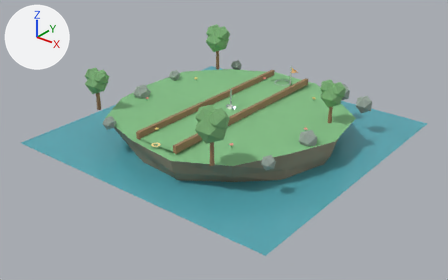
Renders of the Blender file assets/minigolf/aura-golf-courses.blend from each side of a commit.
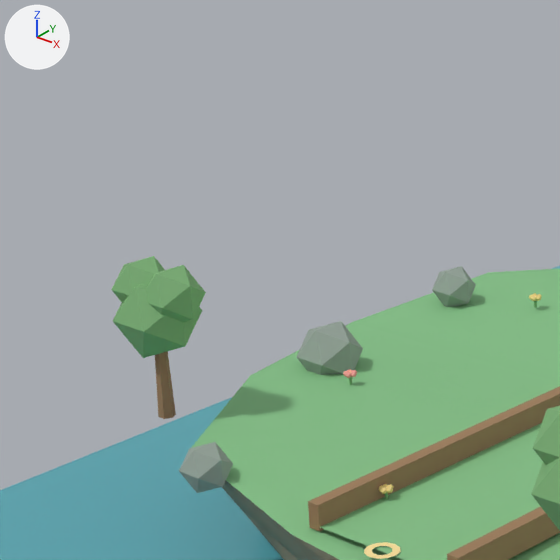
The first picture shows the older version from a 50 mm lens placed at (14.71, -18.84, 10.09), pointed at (0.25, -0.76, -1.12). The close-ups show the older and then the newer version on the part from 12% to 45% of the width and 0% to 53% of the height of that picture. Only the edits that show in the close-ups are written down. Every picture has the same lights, and +X, +Y and +Z are marked at upper left.

The first close-up shows 'faceted-canopy', 'faceted-canopy.001', 'faceted-canopy.002', 'faceted-rock', 'faceted-rock.001', 'faceted-rock.005', 'island-rock-plinth', 'island-turf-edge', 'rail-left', 'rail-right', 'surface-grass', 'water-plane' and 4 more.
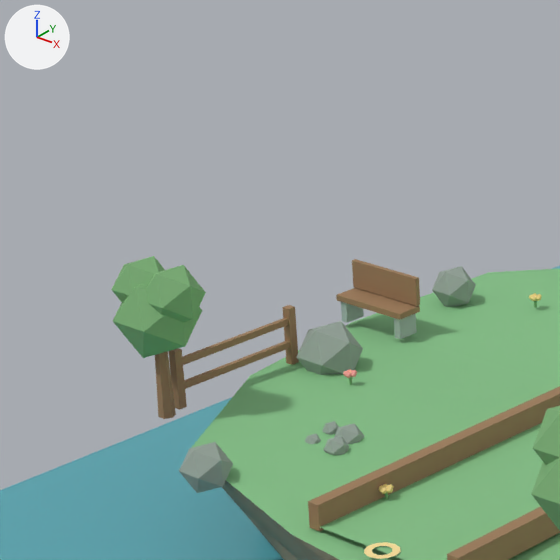
What differs and where, as boxes (x1, y1, x2, y2) in the close-ups (560 x 560 px):
'deco-bench-back', added (brown): after (352, 259, 420, 306)
'deco-bench-seat', added (brown): after (336, 288, 420, 320)
'deco-fence-rail.001', added (brown): after (182, 318, 288, 365)
'deco-fence-rail', added (brown): after (184, 341, 290, 389)
'deco-fence-post', added (brown): after (169, 348, 187, 410)
'deco-fence-post.001', added (brown): after (282, 305, 299, 365)
'deco-bench-leg.001', added: after (394, 313, 417, 339)
'deco-pebble.010', added: after (334, 423, 365, 445)
'deco-pebble.009', added: after (324, 436, 349, 455)
'deco-bench-leg', added: after (341, 302, 364, 323)
'deco-pebble.011', added: after (322, 421, 339, 435)
'deco-pebble.008', added: after (305, 434, 321, 444)

Edits to the bpy script that builds the scene:
```text
Add ob_deco_bench_leg_001:
    ob_deco_bench_leg_001 = bpy.data.objects.new('deco-bench-leg.001', me_deco_bench_leg_mesh_001)  # a box spanning x -3.955..-3.865, y -0.19..0.09, z -0.04..0.24; in mat_minigolf_stone_garden (grey #aab8b1)
    ob_deco_bench_leg_001.location = (0.0, 0.0, 0.0)
Add ob_deco_bench_leg:
    ob_deco_bench_leg = bpy.data.objects.new('deco-bench-leg', me_deco_bench_leg_mesh)  # a box spanning x -4.835..-4.745, y -0.19..0.09, z -0.04..0.24; in mat_minigolf_stone_garden (grey #aab8b1)
    ob_deco_bench_leg.location = (0.0, 0.0, 0.0)
Add ob_deco_bench_back:
    ob_deco_bench_back = bpy.data.objects.new('deco-bench-back', me_deco_bench_back_mesh)  # a box spanning x -4.875..-3.825, y 0.07..0.13, z 0.31..0.65; in mat_minigolf_wood_garden (brown #9e7c59)
    ob_deco_bench_back.location = (0.0, 0.0, 0.0)
Add ob_deco_bench_seat:
    ob_deco_bench_seat = bpy.data.objects.new('deco-bench-seat', me_deco_bench_seat_mesh)  # a box spanning x -4.875..-3.825, y -0.22..0.12, z 0.225..0.295; in mat_minigolf_wood_garden (brown #9e7c59)
    ob_deco_bench_seat.location = (0.0, 0.0, 0.0)
Add ob_deco_fence_rail_001:
    ob_deco_fence_rail_001 = bpy.data.objects.new('deco-fence-rail.001', me_deco_fence_rail_mesh_001)  # a box spanning x -4.35..-4.29, y -3.2..-1.5, z 0.44..0.52; in mat_minigolf_wood_garden (brown #9e7c59)
    ob_deco_fence_rail_001.location = (0.0, 0.0, 0.0)
Add ob_deco_fence_rail:
    ob_deco_fence_rail = bpy.data.objects.new('deco-fence-rail', me_deco_fence_rail_mesh)  # a box spanning x -4.35..-4.29, y -3.2..-1.5, z 0.16..0.24; in mat_minigolf_wood_garden (brown #9e7c59)
    ob_deco_fence_rail.location = (0.0, 0.0, 0.0)
Add ob_deco_fence_post_001:
    ob_deco_fence_post_001 = bpy.data.objects.new('deco-fence-post.001', me_deco_fence_post_mesh_001)  # a box spanning x -4.37..-4.27, y -1.55..-1.45, z -0.04..0.64; in mat_minigolf_wood_garden (brown #9e7c59)
    ob_deco_fence_post_001.location = (0.0, 0.0, 0.0)
Add ob_deco_fence_post:
    ob_deco_fence_post = bpy.data.objects.new('deco-fence-post', me_deco_fence_post_mesh)  # a box spanning x -4.37..-4.27, y -3.25..-3.15, z -0.04..0.64; in mat_minigolf_wood_garden (brown #9e7c59)
    ob_deco_fence_post.location = (0.0, 0.0, 0.0)
Add ob_deco_pebble_011:
    ob_deco_pebble_011 = bpy.data.objects.new('deco-pebble.011', me_deco_pebble_mesh_011)  # an icosphere of 20 faces spanning x -2.533..-2.363, y -2.802..-2.631, z -0.055..0.115; in mat_minigolf_rock_garden (grey #97a69b)
    ob_deco_pebble_011.location = (0.0, 0.0, 0.0)
Add ob_deco_pebble_010:
    ob_deco_pebble_010 = bpy.data.objects.new('deco-pebble.010', me_deco_pebble_mesh_010)  # an icosphere of 20 faces spanning x -2.329..-2.023, y -2.882..-2.575, z -0.153..0.153; in mat_minigolf_rock_garden (grey #97a69b)
    ob_deco_pebble_010.location = (0.0, 0.0, 0.0)
Add ob_deco_pebble_009:
    ob_deco_pebble_009 = bpy.data.objects.new('deco-pebble.009', me_deco_pebble_mesh_009)  # an icosphere of 20 faces spanning x -2.176..-1.938, y -3.147..-2.909, z -0.089..0.149; in mat_minigolf_rock_garden (grey #97a69b)
    ob_deco_pebble_009.location = (0.0, 0.0, 0.0)
Add ob_deco_pebble_008:
    ob_deco_pebble_008 = bpy.data.objects.new('deco-pebble.008', me_deco_pebble_mesh_008)  # an icosphere of 20 faces spanning x -2.498..-2.328, y -3.111..-2.941, z -0.085..0.085; in mat_minigolf_rock_garden (grey #97a69b)
    ob_deco_pebble_008.location = (0.0, 0.0, 0.0)
```
